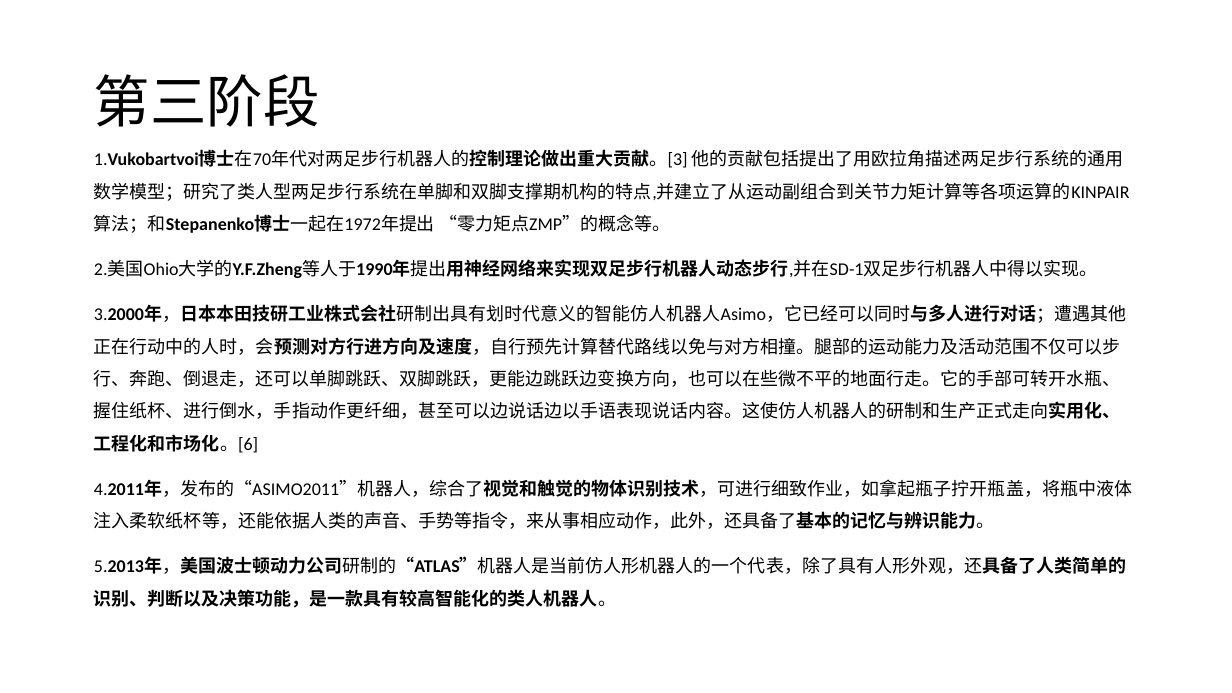
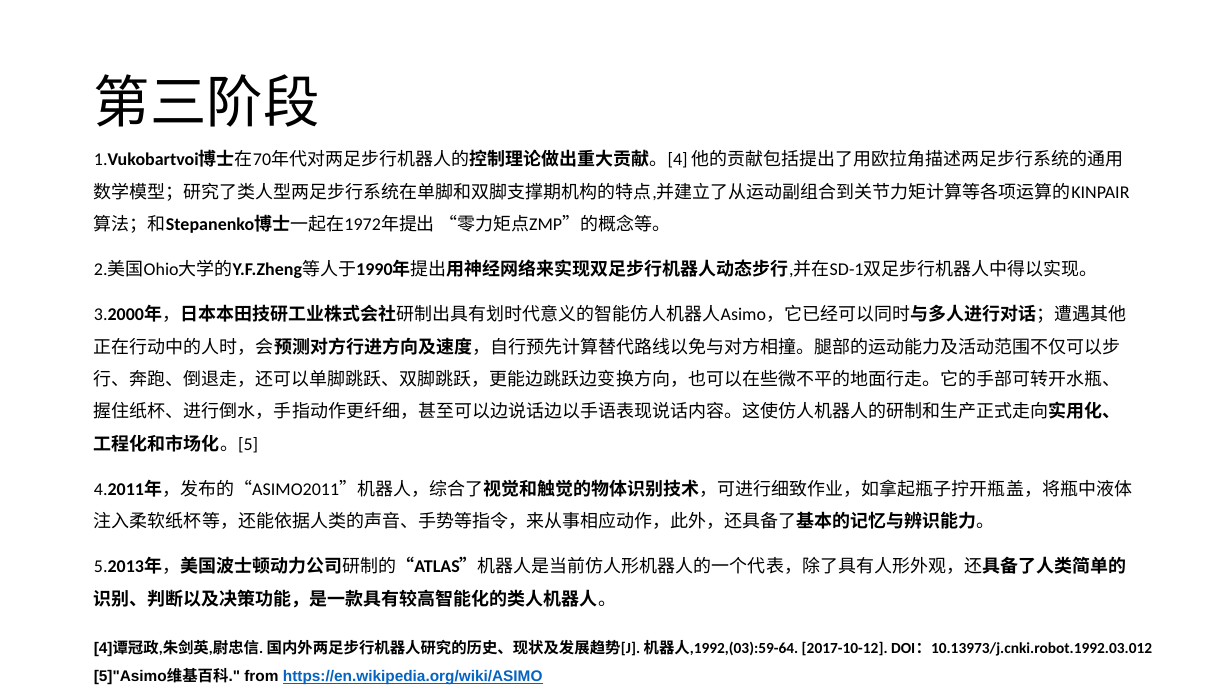
Before and after one commit to LouiValley/Global-Industry-and-Technology-Strategy-2017, a slide deck: slide 7 of weekly_report/group1/第一组第二周-仿生机器人.pptx. Drawn at 1232x693 pixels with LibreOffice and Linux fonts; fonts in the diff are those of the drawing. Boxes give left, top, right and bottom in pixels: in the first picture for what was removed or moved away, otherwise in the second. Text is boxed around its words. In the diff, an @@ line names an element or a change of style, - is before the commit and + after.

```diff
--- a/weekly_report/group1/第一组第二周-仿生机器人.pptx
+++ b/weekly_report/group1/第一组第二周-仿生机器人.pptx
@@ text at [94, 150, 1130, 233]: text changed @@
-1.Vukobartvoi博士在70年代对两足步行机器人的控制理论做出重大贡献。[3] 他的贡献包括提出了用欧拉角描述两足步行系统的通用数学模型；研究了类人型两足步行系统在单脚和双脚支撑期机构的特点,并建立了从运动副组合到关节力矩计算等各项运算的KINPAIR算法；和Stepanenko博士一起在1972年提出 “零力矩点ZMP”的概念等。
+1.Vukobartvoi博士在70年代对两足步行机器人的控制理论做出重大贡献。[4] 他的贡献包括提出了用欧拉角描述两足步行系统的通用数学模型；研究了类人型两足步行系统在单脚和双脚支撑期机构的特点,并建立了从运动副组合到关节力矩计算等各项运算的KINPAIR算法；和Stepanenko博士一起在1972年提出 “零力矩点ZMP”的概念等。
@@ text at [94, 306, 1126, 453]: text changed @@
-3.2000年，日本本田技研工业株式会社研制出具有划时代意义的智能仿人机器人Asimo，它已经可以同时与多人进行对话；遭遇其他正在行动中的人时，会预测对方行进方向及速度，自行预先计算替代路线以免与对方相撞。腿部的运动能力及活动范围不仅可以步行、奔跑、倒退走，还可以单脚跳跃、双脚跳跃，更能边跳跃边变换方向，也可以在些微不平的地面行走。它的手部可转开水瓶、握住纸杯、进行倒水，手指动作更纤细，甚至可以边说话边以手语表现说话内容。这使仿人机器人的研制和生产正式走向实用化、工程化和市场化。[6]
+3.2000年，日本本田技研工业株式会社研制出具有划时代意义的智能仿人机器人Asimo，它已经可以同时与多人进行对话；遭遇其他正在行动中的人时，会预测对方行进方向及速度，自行预先计算替代路线以免与对方相撞。腿部的运动能力及活动范围不仅可以步行、奔跑、倒退走，还可以单脚跳跃、双脚跳跃，更能边跳跃边变换方向，也可以在些微不平的地面行走。它的手部可转开水瓶、握住纸杯、进行倒水，手指动作更纤细，甚至可以边说话边以手语表现说话内容。这使仿人机器人的研制和生产正式走向实用化、工程化和市场化。[5]
@@ text added at [94, 640, 1152, 657], 12 pt, text #000000, bold @@
+[4]谭冠政,朱剑英,尉忠信. 国内外两足步行机器人研究的历史、现状及发展趋势[J]. 机器人,1992,(03):59-64. [2017-10-12]. DOI：10.13973/j.cnki.robot.1992.03.012
@@ text added at [94, 669, 543, 685], 12 pt, text #0563C1, bold, underline @@
+[5]"Asimo维基百科." from https://en.wikipedia.org/wiki/ASIMO
```
Also in this commit, not shown: 9 other slides changed, 1 slide added.
